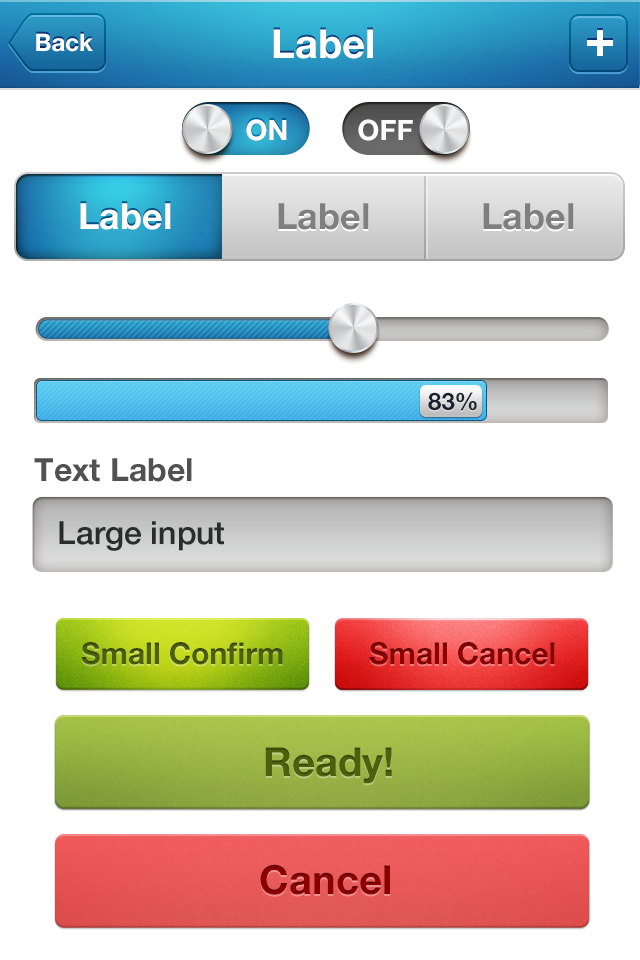
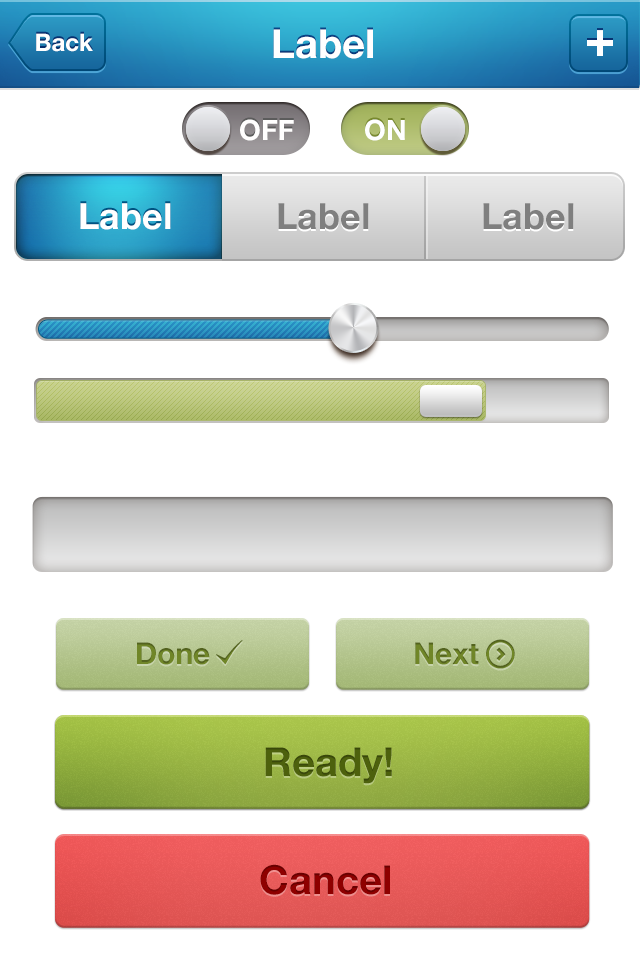
Two versions of the same layered image (640px x 960px). Layer-by-layer changes:
moved "handle copy" (1st of 4, in "SWITCH" › "ON" › "Thumb old") into group "Thumb old" over (421, 106, 468, 153)
moved "handle copy 2" (1st of 4, in "SWITCH" › "ON" › "Thumb old") into group "Thumb old" over (421, 106, 468, 153)
moved "handle" (1st of 4, in "SWITCH" › "ON" › "Thumb old") into group "Thumb old" over (421, 106, 468, 153)
moved "track" (1st of 3, in "SWITCH" › "ON") into group "ON", painted on it over (182, 102, 469, 155)
hid "handle copy" (3rd of 4, in "SWITCH" › "OFF" › "thumb"), moved it into group "thumb", painted on it over (184, 106, 231, 153)
hid "Layer 124" over (201, 102, 310, 155)
moved "track" (2nd of 3, in "SWITCH" › "OFF") into group "OFF", painted on it over (182, 102, 470, 155)
hid "Text Label" over (34, 458, 192, 482)
hid "Large input" over (59, 521, 224, 551)
showed "Layer 106", opacity 37% → 10% over (36, 380, 487, 421)
painted on "Shape 23 copy" over (36, 380, 487, 421)
painted on "Shape 23" over (36, 378, 609, 423)
hid group "RED" (2nd of 2, in "BUTTONS" › "SMALL") (5 layers) over (334, 618, 589, 690)
added group "NEXT" with 6 layers in group "SMALL" over (335, 618, 590, 690)
added group "Group 3" (1st of 3, in "BUTTONS" › "SMALL" › "NEXT") with 3 layers in group "NEXT" over (335, 618, 590, 690)
added layer "Gradient Fill 4 copy" (1st of 3, in "BUTTONS" › "SMALL" › "NEXT" › "Group 3") in group "Group 3" over (336, 618, 589, 690)
added group "DONE" (2nd of 2, in "BUTTONS" › "SMALL") with 6 layers in group "SMALL" over (55, 618, 310, 690)
added group "Group 3" (2nd of 3, in "BUTTONS" › "SMALL" › "DONE") with 3 layers in group "DONE" over (55, 618, 310, 690)
added layer "Gradient Fill 4 copy" (2nd of 3, in "BUTTONS" › "SMALL" › "DONE" › "Group 3") in group "Group 3" over (56, 618, 309, 690)
hid group "GREEN" (2nd of 2, in "BUTTONS" › "SMALL") (5 layers) over (55, 618, 310, 690)
…and 15 more changes (9 added, 5 painted, 2 renamed, 2 stack, 2 visibility)
